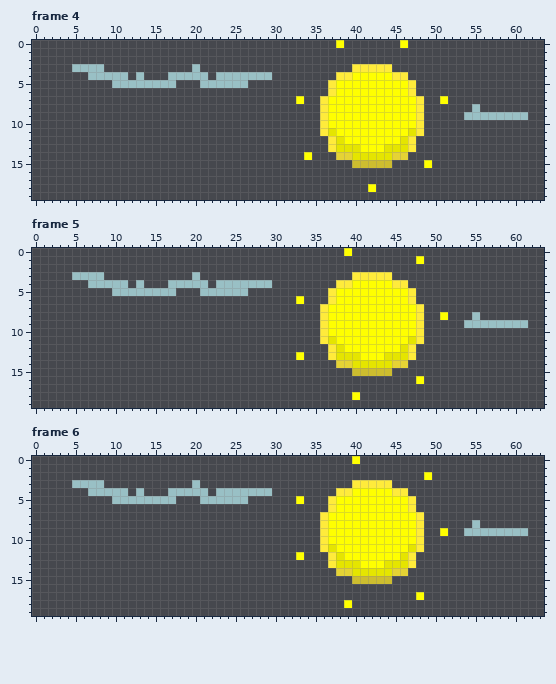
Two states of a animated GIF sprite, 0cloud.gif. Above: the version before the commit.
The file is 64x20 pixels, 7 frames. Colours within 5 levels of each other are drawn and written as one. Shown: frame 4, frame 5, frame 6. The commit also changed other frames, which this record leaves out.
The result:
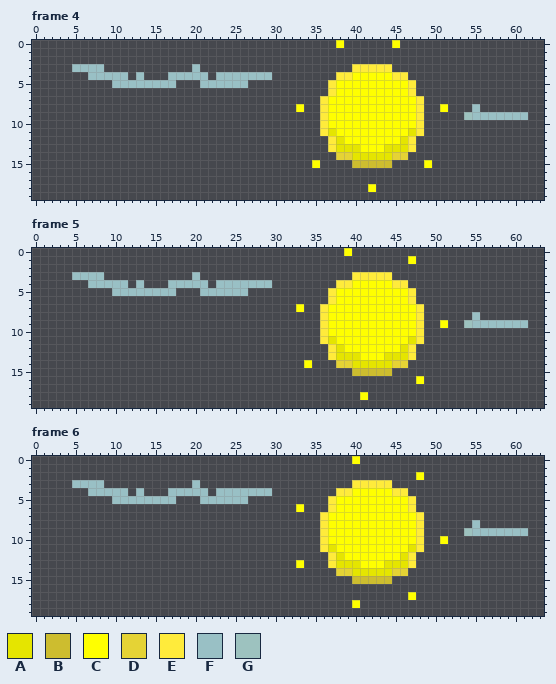
Palette (. is transparent): A #e5e500  B #cdbd2f  C #ffff00  D #e5d335  E #ffeb3b  F #99c0c5  G #9dc2bf
The exact change:
Changed rows in their new state; - is an unchanged pixel.
Frame 4:
first column x 45:
 0 C.
first column x 33:
 7 .-----------------.---
 8 C-----------------C---
 9 ---------------------G
first column x 34:
14 .-
15 -C
Frame 5:
first column x 47:
 1 C.
first column x 33:
 6 .---------------------
 7 C---------------------
 8 ------------------.---
 9 ------------------C--G
first column x 33:
13 .-
14 -C
first column x 40:
18 .C
Frame 6:
first column x 33:
 2 ---------------C.-----
 5 .---------------------
 6 C---------------------
 9 ------------------.--G
10 ------------------C---
12 .---------------------
13 C---------------------
first column x 39:
17 --------C.
18 .C--------
